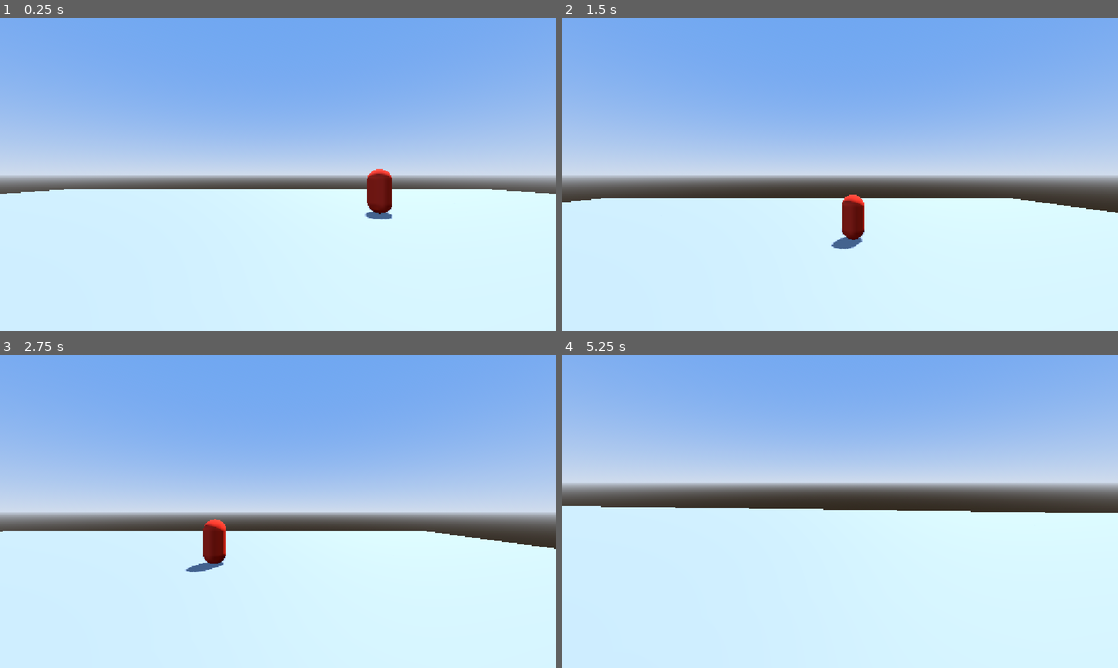
Above: before the commit, frames 1-4 (two rows, left to right).
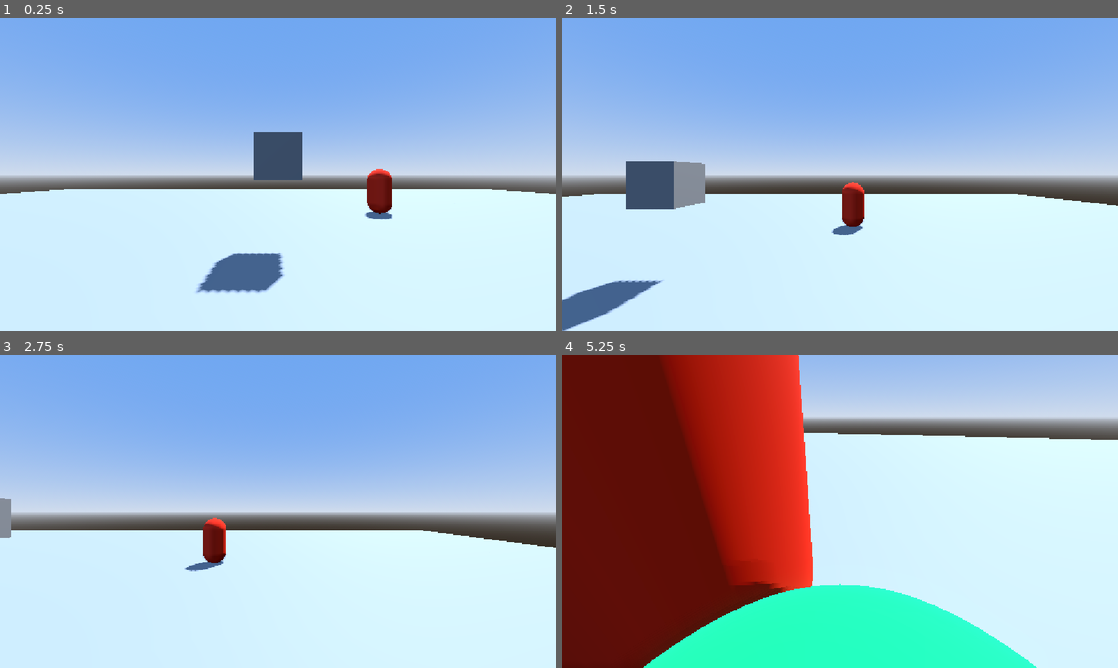
Above: after the commit, the same moments.

Repository: SlipperyMarker/UndeadsAwaitFirstExperiment
Game: Godot game, scene res://Scene/TestingGround.tscn
Same seed, same stepped clock (60 frames per second), same inputs: the game is played once before the commit and once after it.
Inputs (mouse positions are in pixels of both pictures, inside the frame that each line leads up to):
- Up to frame 1 (0.25 s): no input
- Up to frame 2 (1.5 s): tap Enter at 0.5 s; move the mouse to (962, 158) at 0.52 s; hold D (MoveRight) 0.53-1.28 s; tap Ctrl (Crouch, bound only after the commit) at 0.6 s; tap Space (Jump) at 0.77, 0.8, 1.07, 1.35 s; move the mouse to (728, 190) at 1.27 s; hold Escape (Back) from 1.28 s (still down)
- Up to frame 3 (2.75 s): tap Space (Jump) at 1.52, 1.82, 2.3 s; tap Ctrl (Crouch, bound only after the commit) at 1.55 s; move the mouse to (333, 442) at 2.02 s; release Escape (Back) at 2.03 s; press the mouse at (333, 442) at 2.03 s; hold D (MoveRight) from 2.03 s (still down)
- Up to frame 4 (5.25 s): move the mouse to (834, 517) at 2.77 s; release D (MoveRight) at 2.78 s; release the mouse at (834, 517) at 2.78 s; hold W (MoveForward) from 2.78 s (still down); tap Ctrl (Crouch, bound only after the commit) at 2.85, 3.6, 4.55 s; tap Space (Jump) at 3.02, 3.32, 3.77, 3.8, 4.07, 4.35, 4.52, 4.82 s; move the mouse to (878, 514) at 3.52 s; move the mouse to (795, 508) at 4.27 s; move the mouse to (845, 511) at 5.02 s; press the mouse at (845, 511) at 5.03 s

The runs differ from the first frame. In frame 1, 2.9% of the frame differs, in the area x 35-55%, y 36-88%; in frame 2, 5.2%; in frame 3, 0.5%; in frame 4, 80%, in the area x 0-100%, y 0-100%.

Commit message:
Creation - Code 4.4
added the ability to crouch but its not perfect (its coming together oh yeah)

Diff:
--- a/Code/PlayerBrain.gd
+++ b/Code/PlayerBrain.gd
@@ -19,6 +19,8 @@
 const RotationSpeed:float=0.001
 @export_range(0.1,9.9) var RotationSpeedMultiplier:float=1
 @export var RotationVerticalClamp:=deg_to_rad(85)
+#Normal Variables
+var Standing:=true
 
 #-----Instanciation-----#
 #to use / interactw with the functions from another script, instanciate them here (outside of any functions). also check out static variables.
@@ -29,7 +31,7 @@
 
 func _ready() -> void:
 	#Setter Functions
-	_PlayerMovement.VarHandler(self,Speed,Velocity,JumpVelocity,DashDistance,SprintMultiplier,CrouchMultiplier,CrouchHeight,Stamina) #physical movement
+	_PlayerMovement.VarHandler(self,%CollisionShape3DStanding,%CollisionShape3DCrouch,Speed,Velocity,JumpVelocity,DashDistance,SprintMultiplier,CrouchMultiplier,CrouchHeight,Stamina) #physical movement
 	_PlayerMovementLook.VarHandler(self,%Camera3D,RotationSpeed,RotationSpeedMultiplier,RotationVerticalClamp) #look around (mouse) movement
 
 #-----Per-Frame Call------#
@@ -56,3 +58,7 @@
 		_PlayerMovementLook.InputHandlerMouse(event)
 	if Input.is_action_just_pressed("Jump") and self.is_on_floor():
 		self.velocity.y=JumpVelocity
+	if Input.is_action_just_pressed("Crouch"):
+		_PlayerMovement.HeightHandler(Standing)
+		_PlayerMovementLook.HeightHandler(Standing)
+		Standing=!Standing
--- a/Code/PlayerMovement.gd
+++ b/Code/PlayerMovement.gd
@@ -13,11 +13,13 @@
 var _CrouchMultiplier:float
 var _CrouchHeight:float
 var _Stamina:float
+var _ColliderStanding:CollisionShape3D
+var _ColliderCrouch:CollisionShape3D
 
 #-----Getter Function-----#
 #sourced from PlayerBrain
-func VarHandler(PNode:CharacterBody3D,Sp:float,Vl:float,JumpVl:float,Dd:float,Sm:float,Cm:float,Ch:float,S:float)->void:
-	_Player=PNode;_Speed=Sp; _Velocity=Vl;_JumpVelocity=JumpVl;_DashDistance=Dd;_SprintMultiplier=Sm;_CrouchMultiplier=Cm;_CrouchHeight=Ch;_Stamina=S
+func VarHandler(PNode:CharacterBody3D,ColSta:CollisionShape3D,ColCro:CollisionShape3D,Sp:float,Vl:float,JumpVl:float,Dd:float,Sm:float,Cm:float,Ch:float,S:float)->void:
+	_Player=PNode;_ColliderStanding=ColSta;_ColliderCrouch=ColCro;_ColliderCrouch.disabled=true;_Speed=Sp; _Velocity=Vl;_JumpVelocity=JumpVl;_DashDistance=Dd;_SprintMultiplier=Sm;_CrouchMultiplier=Cm;_CrouchHeight=Ch;_Stamina=S
 
 #-----Logic Functions-----#
 
@@ -38,6 +40,15 @@
 	#Will call move_and_slide inside the PlayerBrain script.
 	#_Player.move_and_slide() #didnt add it first, the character wouldn't move. added it in: problem solved.
 
+func HeightHandler(Standing:bool)->void:
+	if Standing==true:
+		_ColliderStanding.hide();_ColliderStanding.disabled=true
+		_ColliderCrouch.show();_ColliderCrouch.disabled=false
+	else:
+		_ColliderStanding.show();_ColliderStanding.disabled=false
+		_ColliderCrouch.hide();_ColliderCrouch.disabled=true
+
+
 func GravityHandler(Delta:float) -> void:
 	#The lines check to see if the player is not on the floor, then apply gravity to them if true.
 	Gravity=_Player.get_gravity()
--- a/Code/PlayerMovementLook.gd
+++ b/Code/PlayerMovementLook.gd
@@ -14,6 +14,7 @@
 var Rotator:Vector3
 var RotatorHead:Vector3
 var RotatorBody:Vector3
+
 
 #-----Getter Function-----#
 #sourced from PlayerBrain
@@ -35,6 +36,12 @@
 	_Player.basis=Basis.from_euler(RotatorBody)
 	BodyRotate=0 ; HeadRotate=0
 
+func HeightHandler(Standing:bool)->void:
+	if Standing==true:
+		_Camera.position.y=0.2
+	else :
+		_Camera.position.y=0.7
+
 func MousePointerHandler()->void:
 	if Input.mouse_mode==Input.MOUSE_MODE_CAPTURED:
 		Input.mouse_mode=Input.MOUSE_MODE_VISIBLE
--- a/Prefab/Character/Player.tscn
+++ b/Prefab/Character/Player.tscn
@@ -2,25 +2,46 @@
 
 [ext_resource type="Script" uid="uid://157efkiol8ed" path="res://Code/PlayerBrain.gd" id="1_fr4uk"]
 
+[sub_resource type="CapsuleShape3D" id="CapsuleShape3D_pilut"]
+
 [sub_resource type="CapsuleMesh" id="CapsuleMesh_pilut"]
 
-[sub_resource type="CapsuleShape3D" id="CapsuleShape3D_pilut"]
+[sub_resource type="CapsuleShape3D" id="CapsuleShape3D_fi3qu"]
+height = 1.0
+
+[sub_resource type="StandardMaterial3D" id="StandardMaterial3D_dysk7"]
+albedo_color = Color(0, 1, 0.37254903, 1)
+
+[sub_resource type="CapsuleMesh" id="CapsuleMesh_57kga"]
+material = SubResource("StandardMaterial3D_dysk7")
+height = 1.0
 
 [node name="RootPlayer" type="CharacterBody3D" unique_id=1418432344]
 collision_layer = 2
 collision_mask = 5
 axis_lock_angular_z = true
 script = ExtResource("1_fr4uk")
-
-[node name="MeshInstance3D" type="MeshInstance3D" parent="." unique_id=2040103676]
-layers = 524288
-mesh = SubResource("CapsuleMesh_pilut")
-
-[node name="CollisionShape3D" type="CollisionShape3D" parent="." unique_id=203953192]
-shape = SubResource("CapsuleShape3D_pilut")
+RotationSpeedMultiplier = 3.051
 
 [node name="Camera3D" type="Camera3D" parent="." unique_id=519775748]
 unique_name_in_owner = true
 transform = Transform3D(1, 0, 0, 0, 1, 0, 0, 0, 1, 0, 0.75, 0)
 cull_mask = 524287
 current = true
+
+[node name="CollisionShape3DStanding" type="CollisionShape3D" parent="." unique_id=203953192]
+unique_name_in_owner = true
+shape = SubResource("CapsuleShape3D_pilut")
+
+[node name="MeshInstance3D" type="MeshInstance3D" parent="CollisionShape3DStanding" unique_id=2040103676]
+layers = 524288
+mesh = SubResource("CapsuleMesh_pilut")
+
+[node name="CollisionShape3DCrouch" type="CollisionShape3D" parent="." unique_id=1650286047]
+unique_name_in_owner = true
+transform = Transform3D(1, 0, 0, 0, 1, 0, 0, 0, 1, 0, -0.5, 0)
+shape = SubResource("CapsuleShape3D_fi3qu")
+debug_color = Color(0.9817937, 0, 0.37205806, 0.41960785)
+
+[node name="MeshInstance3D" type="MeshInstance3D" parent="CollisionShape3DCrouch" unique_id=404193309]
+mesh = SubResource("CapsuleMesh_57kga")
--- a/Scene/TestingGround.tscn
+++ b/Scene/TestingGround.tscn
@@ -40,6 +40,11 @@
 [node name="CollisionShape3D" type="CollisionShape3D" parent="RootEnvironment/MeshGround/StaticBody3D" unique_id=2046557251]
 shape = SubResource("ConvexPolygonShape3D_6ti6y")
 
+[node name="CSGBox3D" type="CSGBox3D" parent="RootEnvironment/MeshGround" unique_id=1026388791]
+transform = Transform3D(1, 0, 0, 0, 1, 0, 0, 0, 1, 0, 2.1349924, -4.777769)
+use_collision = true
+collision_mask = 0
+
 [node name="LightDirectional" type="DirectionalLight3D" parent="RootEnvironment" unique_id=2144958780]
 transform = Transform3D(-0.8660254, -0.43301278, 0.25, 0, 0.49999997, 0.86602545, -0.50000006, 0.75, -0.43301266, 0, 0, 0)
 shadow_enabled = true
--- a/project.godot
+++ b/project.godot
@@ -80,6 +80,12 @@
 "events": [Object(InputEventKey,"resource_local_to_scene":false,"resource_name":"","device":-1,"window_id":0,"alt_press …(191 unchanged characters)…
 ]
 }
+Crouch={
+"deadzone": 0.2,
+"events": [Object(InputEventKey,"resource_local_to_scene":false,"resource_name":"","device":-1,"window_id":0,"alt_pressed":false,"shift_pressed":false,"ctrl_pressed":false,"meta_pressed":false,"pressed":false,"keycode":0,"physical_keycode":4194326,"key_label":0,"unicode":0,"location":0,"echo":false,"script":null)
+, Object(InputEventKey,"resource_local_to_scene":false,"resource_name":"","device":-1,"window_id":0,"alt_pressed":false,"shift_pressed":false,"ctrl_pressed":false,"meta_pressed":false,"pressed":false,"keycode":0,"physical_keycode":67,"key_label":0,"unicode":99,"location":0,"echo":false,"script":null)
+]
+}
 
 [physics]
 
